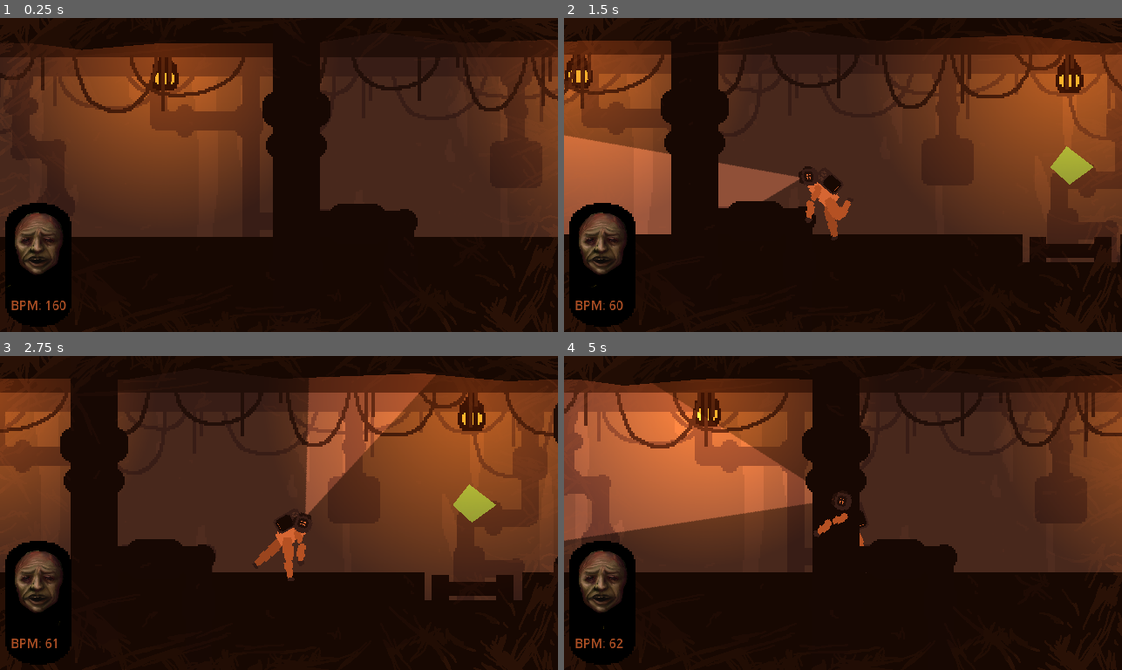
Above: before the commit, frames 1-4 (two rows, left to right).
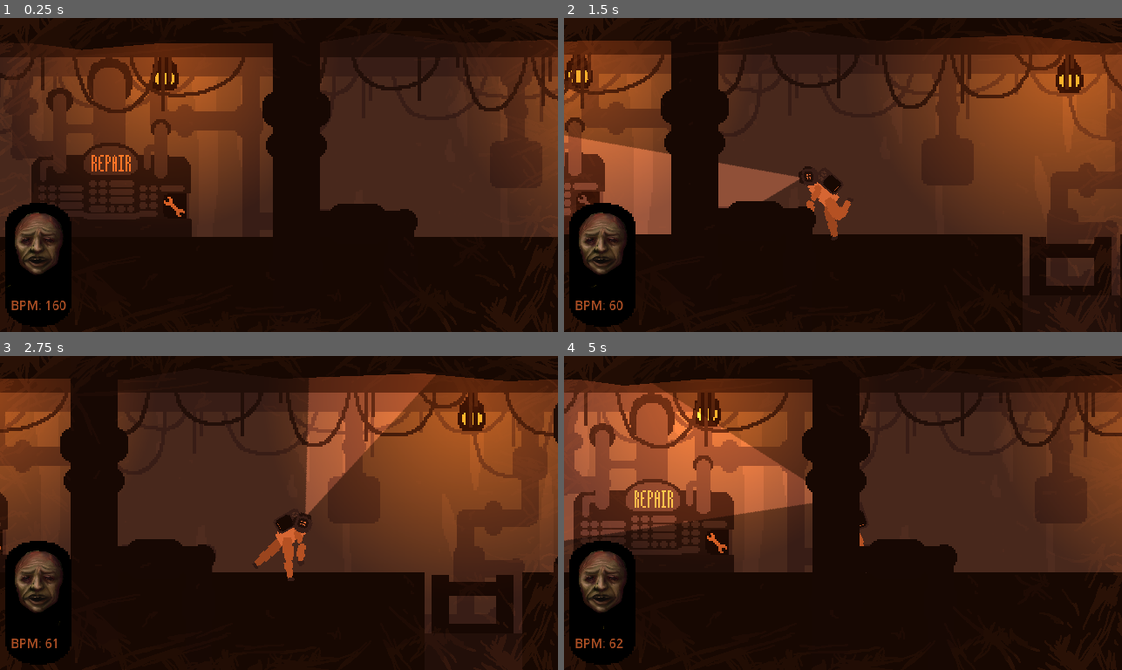
Above: after the commit, the same moments.

Repository: Parker-Vetter/SubwayUnderSea
Game: Godot game, scene res://Scenes/MainScene.tscn
The game is run twice, just before and just after one commit, with the same random seed, the same clock (stepped at 60 frames per second) and the same inputs. The engine's default icon, where the game draws it, is replaced by a stand-in: a white triangle on a blue panel in a dark square.
Inputs (mouse positions are in pixels of both pictures, inside the frame that each line leads up to):
- Up to frame 1 (0.25 s): no input
- Up to frame 2 (1.5 s): move the mouse to (965, 159) at 0.52 s; hold D (right) 0.53-1.28 s; tap Space (interact) at 0.6 s; move the mouse to (731, 190) at 1.27 s; hold S (down) from 1.28 s (still down); click (731, 190) at 1.35 s
- Up to frame 3 (2.75 s): move the mouse to (334, 443) at 2.02 s; release S (down) at 2.03 s; hold D (right) from 2.03 s (still down); tap Space (interact) at 2.1 s
- Up to frame 4 (5 s): move the mouse to (815, 575) at 2.77 s; release D (right) at 2.78 s; hold W (up) 2.78-3.53 s; click (815, 575) at 2.85 s; tap Enter at 3.5 s; move the mouse to (1010, 560) at 3.52 s; hold A (left) from 3.53 s (still down); tap Space (interact) at 3.6 s; move the mouse to (675, 465) at 4.27 s; click (675, 465) at 4.35 s

The runs differ from the first frame. In frame 1, 7.1% of the frame differs, in the area x 5-35%, y 12-70%; in frame 2, 3.1%; in frame 3, 1.6%; in frame 4, 8.0%, in the area x 1-52%, y 11-69%.

Commit message:
Initial Engine Build

Diff:
--- a/subwaysea/Scenes/BreakerBox.tscn
+++ b/subwaysea/Scenes/BreakerBox.tscn
@@ -58,7 +58,6 @@
 shape = SubResource("RectangleShape2D_bovuj")
 
 [node name="CollisionShape2D" type="CollisionPolygon2D" parent="."]
-visible = false
 position = Vector2(264, 9)
 scale = Vector2(0.675629, 0.657106)
 polygon = PackedVector2Array(-312.954, 119.685, -334.793, 131.796, -364.477, 131.457, -387.376, 117.723, -387.376, 109.875, -353.028, 107.913, -353.028, 76.52, -387.376, 74.5579, -388, 1, -368.294, -13.7344, -333.945, -13.7344, -312.954, 1.96204)
--- /dev/null
+++ b/subwaysea/Scenes/Engine/engine.tscn
@@ -0,0 +1,61 @@
+[gd_scene load_steps=8 format=3 uid="uid://dalvkdqnkycs8"]
+
+[ext_resource type="Script" path="res://Scripts/engine.gd" id="1_jdd0p"]
+[ext_resource type="PackedScene" uid="uid://g3pogv21fi3u" path="res://Scenes/depth_gague.tscn" id="2_5wtmu"]
+[ext_resource type="Texture2D" uid="uid://q1xlsymokat7" path="res://assets/Engine OFF.png" id="2_w27jk"]
+[ext_resource type="Texture2D" uid="uid://drb2c5pd6smsq" path="res://assets/Blinking Engine.png" id="3_6knhp"]
+
+[sub_resource type="AtlasTexture" id="AtlasTexture_whd0y"]
+atlas = ExtResource("3_6knhp")
+region = Rect2(0, 0, 117, 108)
+
+[sub_resource type="AtlasTexture" id="AtlasTexture_oh0ii"]
+atlas = ExtResource("3_6knhp")
+region = Rect2(117, 0, 117, 108)
+
+[sub_resource type="SpriteFrames" id="SpriteFrames_bg6ts"]
+animations = [{
+"frames": [{
+"duration": 1.0,
+"texture": SubResource("AtlasTexture_whd0y")
+}, {
+"duration": 1.0,
+"texture": SubResource("AtlasTexture_oh0ii")
+}],
+"loop": true,
+"name": &"default",
+"speed": 0.8
+}]
+
+[node name="Engine" type="StaticBody2D"]
+collision_layer = 5
+script = ExtResource("1_jdd0p")
+
+[node name="MachineBody" type="CollisionPolygon2D" parent="."]
+position = Vector2(93, 70)
+scale = Vector2(8.48594, 6.95313)
+polygon = PackedVector2Array(-11, -10, 10, -10, 10, 10, -11, 10)
+
+[node name="Sprite2D" type="Sprite2D" parent="."]
+position = Vector2(74.1389, 39.25)
+scale = Vector2(1.93056, 1.93056)
+texture = ExtResource("2_w27jk")
+
+[node name="AnimatedSprite2D" type="AnimatedSprite2D" parent="."]
+position = Vector2(74.1389, 39.25)
+scale = Vector2(1.93056, 1.93056)
+sprite_frames = SubResource("SpriteFrames_bg6ts")
+autoplay = "default"
+frame_progress = 0.193642
+
+[node name="WorkingAudio" type="AudioStreamPlayer2D" parent="."]
+
+[node name="depthGague" parent="." instance=ExtResource("2_5wtmu")]
+position = Vector2(521, 279)
+metadata/_edit_lock_ = true
+
+[node name="Polygon2D" type="Polygon2D" parent="."]
+position = Vector2(0.0439563, 46.9595)
+scale = Vector2(1.01099, 0.662162)
+color = Color(0.133333, 0.0588235, 0.0352941, 1)
+polygon = PackedVector2Array(-4, 137.49, -4, 213, 178, 213, 178, 137.49)
--- a/subwaysea/Scenes/MainScene.tscn
+++ b/subwaysea/Scenes/MainScene.tscn
@@ -24,7 +24,7 @@
 [ext_resource type="Script" path="res://Scripts/ComponentSpawner/componentSpawner.gd" id="15_rset8"]
 [ext_resource type="PackedScene" uid="uid://dvotvnd110mnm" path="res://Scenes/BreakerBox.tscn" id="16_yne7g"]
 [ext_resource type="Texture2D" uid="uid://e5gvb71liegp" path="res://assets/component spawner.png" id="22_7k725"]
-[ext_resource type="PackedScene" uid="uid://g3pogv21fi3u" path="res://Scenes/depth_gague.tscn" id="24_o1462"]
+[ext_resource type="PackedScene" uid="uid://dalvkdqnkycs8" path="res://Scenes/Engine/engine.tscn" id="26_s0mwt"]
 
 [sub_resource type="CanvasItemMaterial" id="CanvasItemMaterial_upv4y"]
 light_mode = 2
@@ -276,7 +276,7 @@
 [node name="Highest Z Index" type="Polygon2D" parent="Parallax Interior"]
 clip_children = 1
 light_mask = 0
-z_index = 1
+z_index = 24
 polygon = PackedVector2Array(1768, 328, 1768, 528, 2248, 656, 2248, 1040, 2008, 1120, 24, 1120, 0, 1088, 0, 673.628, 408, 671, 408.154, 328)
 
 [node name="Foreground Pipes" type="Parallax2D" parent="Parallax Interior/Highest Z Index"]
@@ -425,6 +425,7 @@
 metadata/_edit_lock_ = true
 
 [node name="Ladder" parent="." instance=ExtResource("11_y1uls")]
+z_index = -1
 position = Vector2(922, 608)
 
 [node name="CollisionShape2D" parent="Ladder/TopOfLadder" index="0"]
@@ -444,10 +445,17 @@
 position = Vector2(39, -90)
 rotation = 1.58023
 
+[node name="Polygon2D" parent="Ladder/Path2D/PathFollow2D" index="0"]
+visible = false
+
 [node name="CollisionShape2D" parent="Ladder/Floor" index="0"]
 position = Vector2(47, 7)
 
+[node name="Polygon2D" parent="Ladder" index="5"]
+visible = false
+
 [node name="Ladder2" parent="." instance=ExtResource("11_y1uls")]
+z_index = -1
 position = Vector2(1124, 995)
 
 [node name="CollisionShape2D" parent="Ladder2/TopOfLadder" index="0"]
@@ -469,8 +477,14 @@
 [node name="PathFollow2D" parent="Ladder2/Path2D" index="0"]
 rotation = 1.57722
 
+[node name="Polygon2D" parent="Ladder2/Path2D/PathFollow2D" index="0"]
+visible = false
+
 [node name="CollisionShape2D" parent="Ladder2/Floor" index="0"]
 position = Vector2(37, 4)
+
+[node name="Polygon2D" parent="Ladder2" index="5"]
+visible = false
 
 [node name="SanitySystem" parent="." instance=ExtResource("12_e13pe")]
 position = Vector2(405, 525)
@@ -497,7 +511,7 @@
 [node name="ColorRect" type="ColorRect" parent="."]
 top_level = true
 light_mask = 0
-z_index = 24
+z_index = 30
 offset_top = 319.0
 offset_right = 2289.0
 offset_bottom = 1462.0
@@ -532,15 +546,18 @@
 
 [node name="BreakerBox" parent="." instance=ExtResource("16_yne7g")]
 z_index = -1
-position = Vector2(1584, 492)
-
-[node name="depthGague" parent="." instance=ExtResource("24_o1462")]
-position = Vector2(1901, 966)
-metadata/_edit_lock_ = true
+position = Vector2(1583, 488)
 
 [node name="CanvasModulate" type="CanvasModulate" parent="."]
 visible = false
 color = Color(0.188235, 0.133333, 0.117647, 1)
+
+[node name="Engine" parent="." instance=ExtResource("26_s0mwt")]
+z_index = -1
+position = Vector2(254, 450)
+
+[node name="depthGague" parent="Engine" index="4"]
+position = Vector2(1651, 514)
 
 [connection signal="timeout" from="AttackTimer" to="." method="_on_attack_timer_timeout"]
 [connection signal="oxygen_multiplier_changed" from="SanitySystem" to="OxygenSystem" method="_on_sanity_system_oxygen_multiplier_changed"]
@@ -551,3 +568,4 @@
 [editable path="Ladder2"]
 [editable path="SanitySystem"]
 [editable path="SupplyGrabber"]
+[editable path="Engine"]
--- a/subwaysea/Scripts/attackHandler.gd
+++ b/subwaysea/Scripts/attackHandler.gd
@@ -6,6 +6,7 @@
 @onready var randomAttackTimer = find_child("AttackTimer")
 @onready var fadeIn: ColorRect = $ColorRect
 var dead = false
+var attack_time = 120
 
 func _process(delta: float) -> void:
 	if dead and fadeIn.color.a < 1.0:
@@ -35,6 +36,7 @@
 # call attack on end of timer then reset the time to be somethign else
 func _on_attack_timer_timeout() -> void:
 	callForAttack()
+
 	randomAttackTimer.wait_time = randi_range(120,600)
 
 func death():
--- a/subwaysea/Scripts/depth_gague.gd
+++ b/subwaysea/Scripts/depth_gague.gd
@@ -2,6 +2,7 @@
 
 @onready var label: Label = $Label
 @export var depth: int
+@export var delta_depth: int
 @onready var fadeIn: ColorRect = $ColorRect
 @onready var surfacing_label: Label = $"CanvasLayer/surfacing label"
 var dots = ""
@@ -9,6 +10,7 @@
 
 # Called when the node enters the scene tree for the first time.
 func _ready() -> void:
+	delta_depth = 1
 	updateGauge()
 	surfacing_label.visible = false
 
@@ -22,16 +24,20 @@
 
 func awaitTimer():
 	if depth > 0: #if depth is not 0, then decrease it by 1
-		depth -= 1
+		depth -= delta_depth
+		print("delta_depth: " + str(delta_depth))
 		await get_tree().create_timer(1).timeout #create a timer and wait until it finishes
 		updateGauge() #run this loop again
 		if depth <= 10:
-			surfacing_label.visible = true
-			# dude this dots code is the stupidest thing i have ever written
-			if dots != "...":
-				dots += "."
-			else:
-				dots = ""
-			surfacing_label.set_text("SURFACING" + dots)
+			alterGoofySurfacingText()
 	else:
 		get_tree().change_scene_to_file("res://Scenes/WinMenu/WinScene.tscn") #when depth reaches 0 (surface), then return to main menu
+
+func alterGoofySurfacingText():
+	# dude this code is the stupidest thing i have ever written
+	surfacing_label.visible = true
+	if dots != "...":
+		dots += "."
+	else:
+		dots = ""
+	surfacing_label.set_text("SURFACING" + dots)
--- /dev/null
+++ b/subwaysea/Scripts/engine.gd
@@ -0,0 +1,45 @@
+extends StaticBody2D
+
+
+var currentSprite = load("res://assets/Light Machine ON.png")
+@onready var depth_gauge: Node2D = $depthGague
+@onready var sprite: Sprite2D = $Sprite2D
+@onready var blinkingSprite: AnimatedSprite2D = $AnimatedSprite2D
+@onready var fixedSprite = load("res://assets/Engine ON.png")
+@onready var brokenSprite = load("res://assets/Engine OFF.png")
+
+# Called when the node enters the scene tree for the first time.
+func _ready() -> void:
+	blinkingSprite.visible = true
+	depth_gauge.delta_depth = 0
+	self.get_parent().connect("wasAttacked", Callable(self, "wasAttacked"))
+	print(self.get_parent().name)
+
+func wasAttacked(randomValue):
+	if randomValue <= 10:
+		currentSprite = brokenSprite
+		#$WorkingAudio.stop()
+		depth_gauge.delta_depth = 0
+
+func repair():
+	currentSprite = fixedSprite
+	depth_gauge.delta_depth = 1
+
+#set the sprite texture to the variable currentSprite
+func changeSprite():
+	sprite.texture = currentSprite
+	if currentSprite == brokenSprite:
+		blinkingSprite.visible = true
+	else:
+		blinkingSprite.visible = false
+
+#function to change the check the sprite and change the currentSprite variable
+func hasSpriteChanged():
+	if sprite.texture == fixedSprite:
+		currentSprite = brokenSprite
+	elif  sprite.texture == brokenSprite:
+		currentSprite = fixedSprite
+
+func _process(delta: float) -> void:
+	if currentSprite == fixedSprite and $WorkingAudio.playing == false:
+		$WorkingAudio.play()
Binary file added: subwaysea/assets/Blinking Engine.png
Not shown, added: subwaysea/assets/Blinking Engine.png.import
Binary file added: subwaysea/assets/Engine OFF.png
Not shown, added: subwaysea/assets/Engine OFF.png.import
Binary file added: subwaysea/assets/Engine ON.png
Not shown, added: subwaysea/assets/Engine ON.png.import
